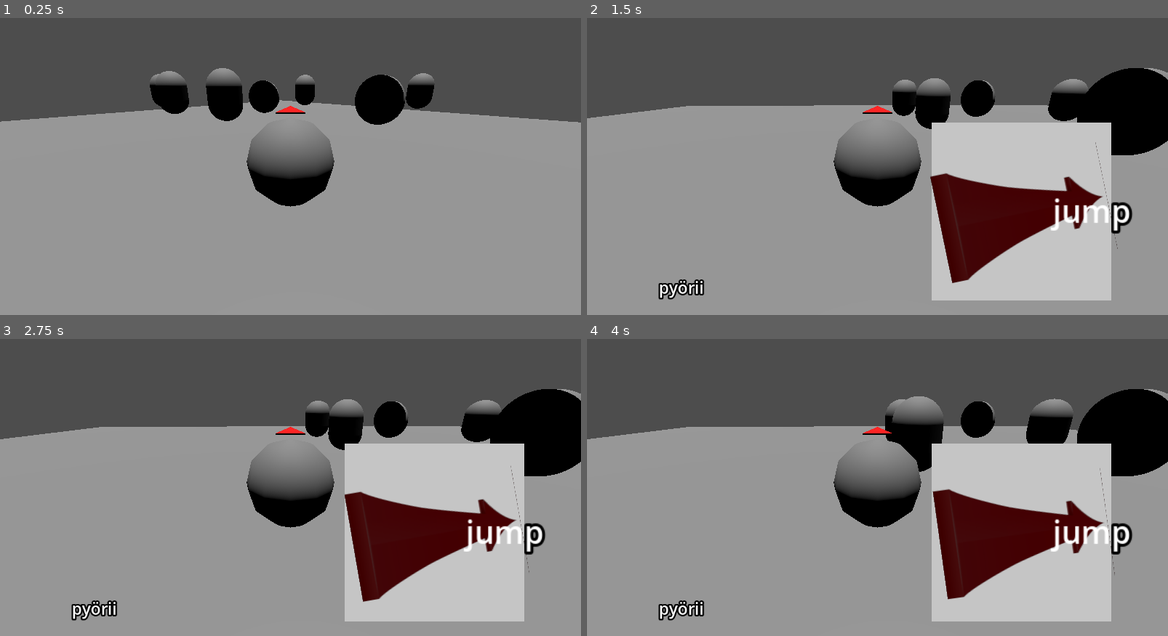
Above: before the commit, frames 1-4 (two rows, left to right).
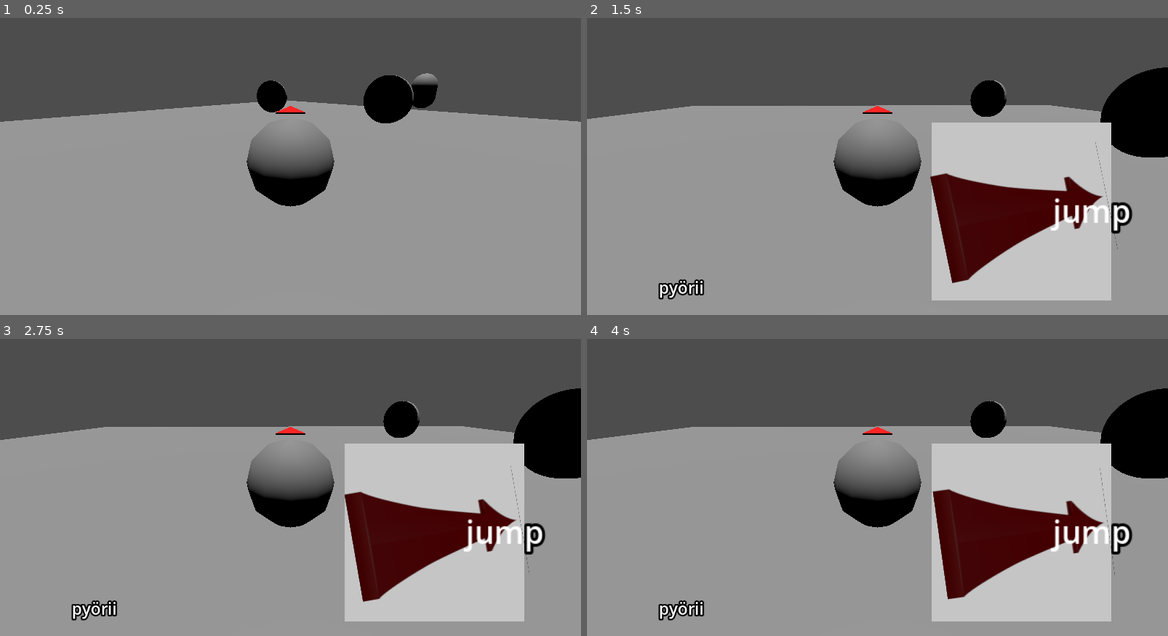
Above: after the commit, the same moments.

Repository: JaaskelainenL/tik-gamejam
Game: Godot game, scene res://scenes/game.tscn
Two runs of this game, one before a commit and one after it. Both use one fixed random seed, a clock stepped at 60 frames per second and the inputs below.
Inputs:
- Up to frame 1 (0.25 s): no input
- Up to frame 2 (1.5 s): tap Enter (ui_accept) at 0.5, 0.77 s
- Up to frame 3 (2.75 s): tap Enter (ui_accept) at 1.52 s
- Up to frame 4 (4 s): tap Enter (ui_accept) at 3.02, 3.77 s

The runs differ from the first frame. In frame 1, 2.7% of the frame differs, in the area x 0-100%, y 16-36%; in frame 2, 3.3%; in frame 3, 3.3%; in frame 4, 3.9%, in the area x 0-100%, y 16-47%.

Commit message:
enemies take knockback

Diff:
--- a/scenes/enemy.gd
+++ b/scenes/enemy.gd
@@ -63,7 +63,7 @@
 			print("hit")
 			if HIT_TIMER > HIT_COOLDOWN:
 				# Apply push force based on collision normal
-				apply_knockback_to_player(collider)
+				apply_knockback(collider)
 				HIT_TIMER = 0.0
 
 func jump_towards_player() -> void:
@@ -78,7 +78,7 @@
 		print("Jumping towards player!")
 
 # Function to apply knockback to the player
-func apply_knockback_to_player(player: Node3D) -> void:
+func apply_knockback(player: Node3D) -> void:
 	if player is CharacterBody3D:
 		var knockback_direction = (player.global_transform.origin - global_transform.origin).normalized()
 		player.velocity += knockback_direction * PUSH_FORCE  # Apply knockback force
--- a/scenes/game.gd
+++ b/scenes/game.gd
@@ -1,6 +1,6 @@
 extends Node3D
 
-const ENEMY_COUNT = 5
+const ENEMY_COUNT = 1
 var enemy = preload("res://scenes/enemy.tscn") as PackedScene
 
 # Called when the node enters the scene tree for the first time.
@@ -14,6 +14,7 @@
 
 		# Set a random position or custom placement for each instance
 		instance.global_position = Vector3(randf() * 10.0, 0.0, randf() * 10.0)
+		instance.JUMP_TIMER = randf() * 3
 
 # Called every frame. 'delta' is the elapsed time since the previous frame.
 func _process(delta: float) -> void:
--- a/scenes/player.gd
+++ b/scenes/player.gd
@@ -14,7 +14,7 @@
 var speed: float = 5.0  # You can adjust this value
 var HIT_TIMER: float = 0.0
 const HIT_COOLDOWN: float = 0.5
-const PUSH_FORCE: float = 20
+const PUSH_FORCE: float = 30
 
 func _process(delta: float) -> void:
 	if is_on_floor() and !doing_action and !roulette_active:
@@ -29,8 +29,9 @@
 		if collider.name == "killplane":
 			print("you died")
 			global_position = Vector3(0.0, 0.4, 0.0)
-		elif collider.name == "enemy":  # Assuming enemy's name is "enemy"
+		elif collider.name == "CharacterBody3D":  # Assuming enemy's name is "enemy"
 			if HIT_TIMER > HIT_COOLDOWN:
+				print("hit enemy")
 				apply_knockback_to_enemy(collider)
 				HIT_TIMER = 0.0
 		elif collider.name == "Bullet":
